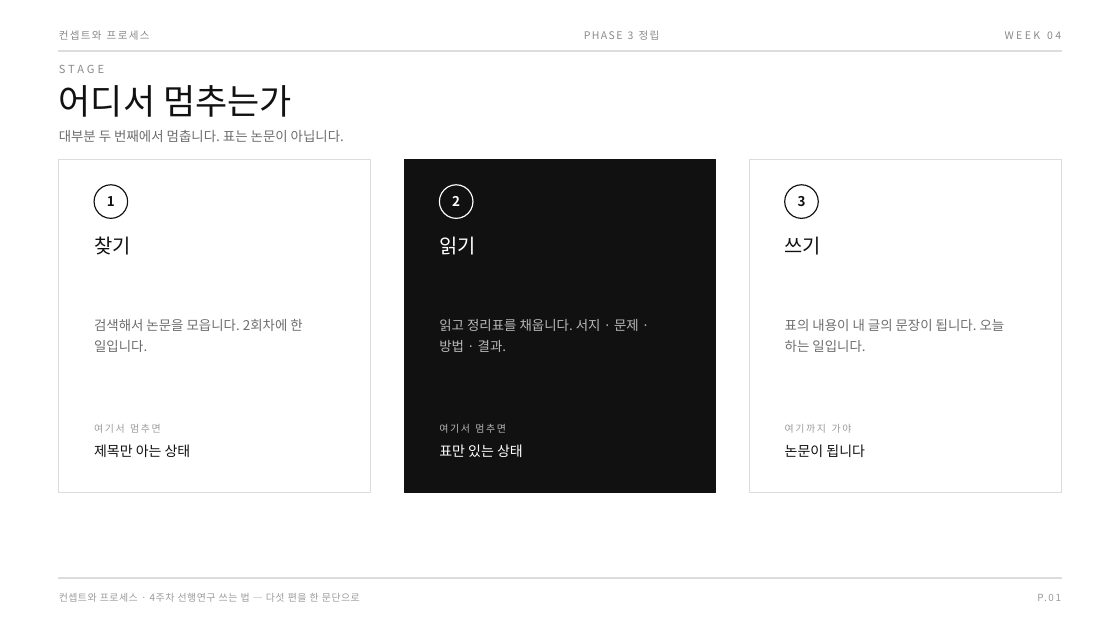
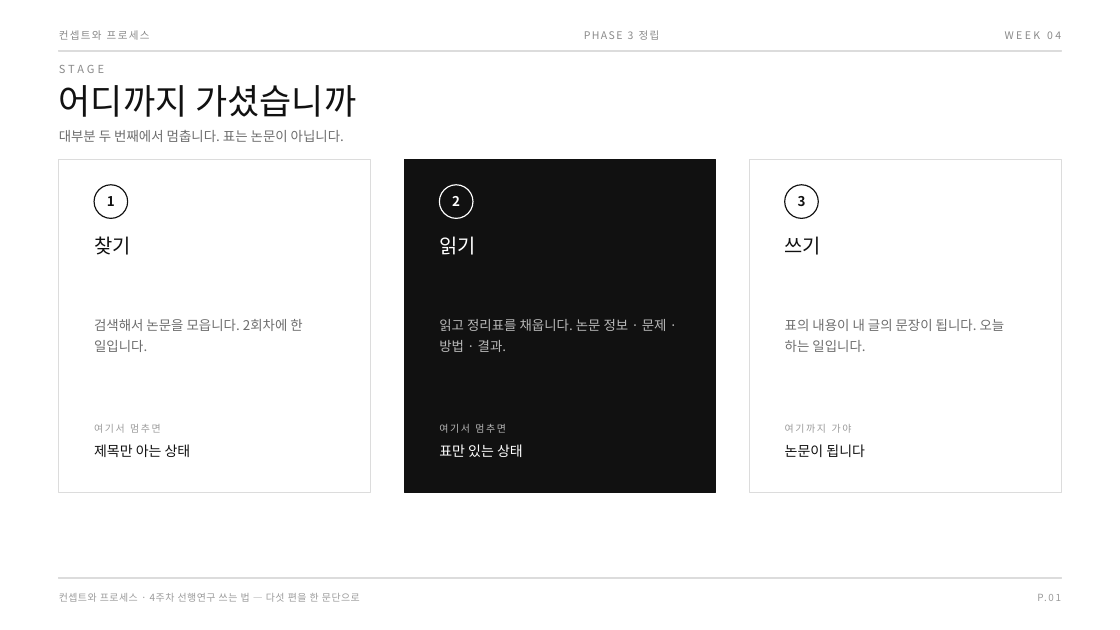
Before and after one commit to design-eng/MIN.D, a slide deck: slide 3 of dist/weeks-대학원/컨셉트와프로세스_04주차_선행연구쓰는법.pptx. Drawn at 1120x630 pixels with LibreOffice and Linux fonts; fonts in the diff are those of the drawing. Boxes give left, top, right and bottom in pixels: in the first picture for what was removed or moved away, otherwise in the second. Text is boxed around its words. In the diff, an @@ line names an element or a change of style, - is before the commit and + after.

```diff
--- a/dist/weeks-대학원/컨셉트와프로세스_04주차_선행연구쓰는법.pptx
+++ b/dist/weeks-대학원/컨셉트와프로세스_04주차_선행연구쓰는법.pptx
@@ text at [59,85,356,117]: text changed @@
-어디서 멈추는가
+어디까지 가셨습니까
@@ text at [439,319,667,352]: text changed @@
-읽고 정리표를 채웁니다. 서지 · 문제 · 방법 · 결과.
+읽고 정리표를 채웁니다. 논문 정보 · 문제 · 방법 · 결과.
```
Also in this commit, not shown: 15 other slides changed, 4 other files.
